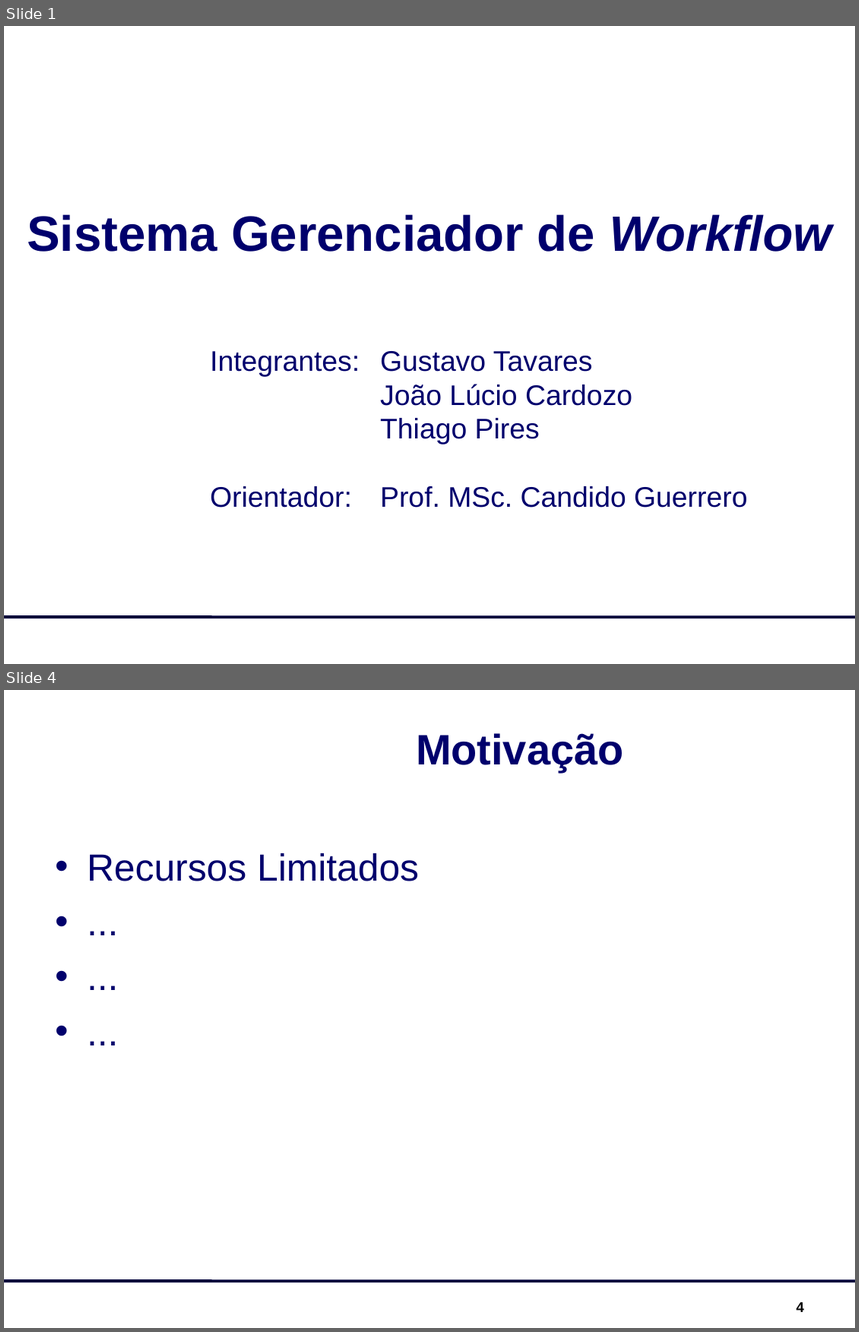
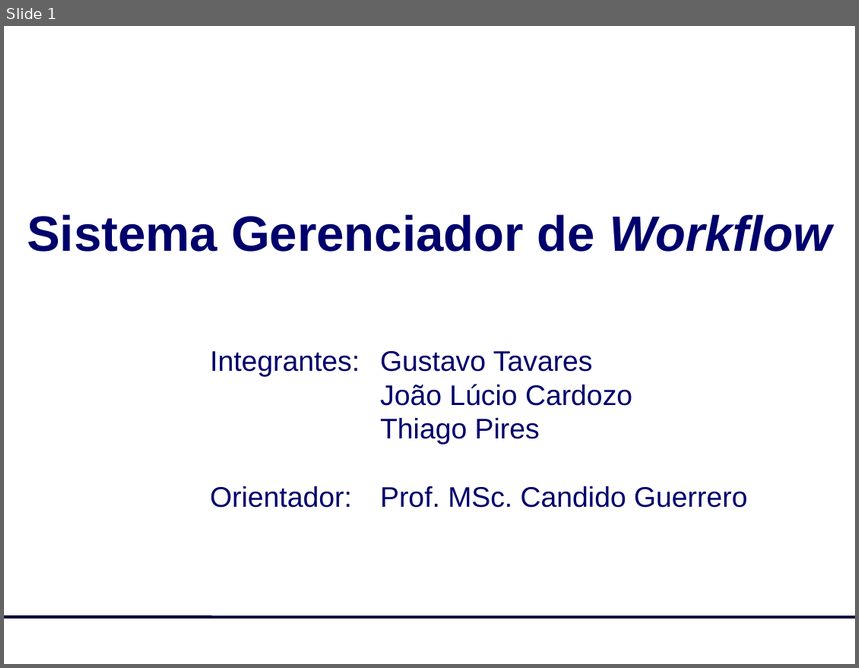
Before and after one commit to joaolce/sisgestor, a slide deck: documentacao/SisGestor_Apresentação.ppt. Shown one above the other, each under a label of ours: slides 1 and 4 before the commit, slide 1 after it; the slides between them are not shown. The pictures are 859x1332 and 859x668 pixels, drawn with LibreOffice and Linux fonts; fonts in the diff are those of the drawing; background and template pictures are left out. Boxes give left, top, right and bottom in pixels: in the first picture for what was removed or moved away, otherwise in the second. Text is boxed around its words. In the diff, an @@ line names an element or a change of style, - is before the commit and + after.

```diff
--- a/documentacao/SisGestor_Apresentação.ppt
+++ b/documentacao/SisGestor_Apresentação.ppt
@@ slide 4 removed at (x1=4, y1=690, x2=855, y2=1328), background picture (left out); not listed: 1 template element that a slide beside it also shows @@
@@ title removed at (x1=416, y1=733, x2=624, y2=772) @@
-Motivação
@@ text removed at (x1=87, y1=853, x2=419, y2=882) @@
-• Recursos Limitados
-• ...
-• ...
-• ...
@@ page number removed at (x1=797, y1=1303, x2=804, y2=1312) @@
-4
```
Also in this commit, not shown: 7 slides changed, 3 slides added, 2 other slides removed, 1 other file.
